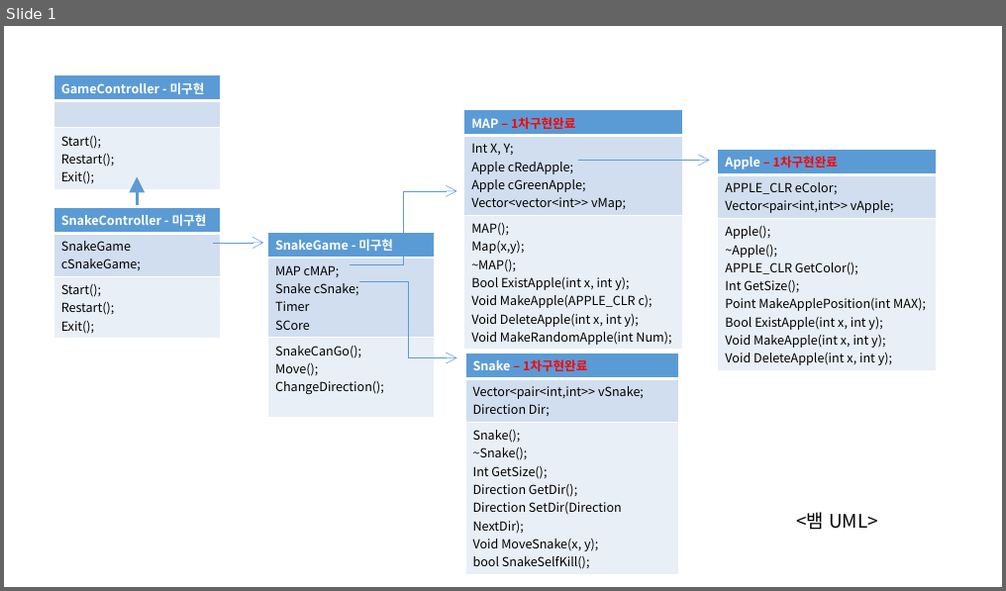
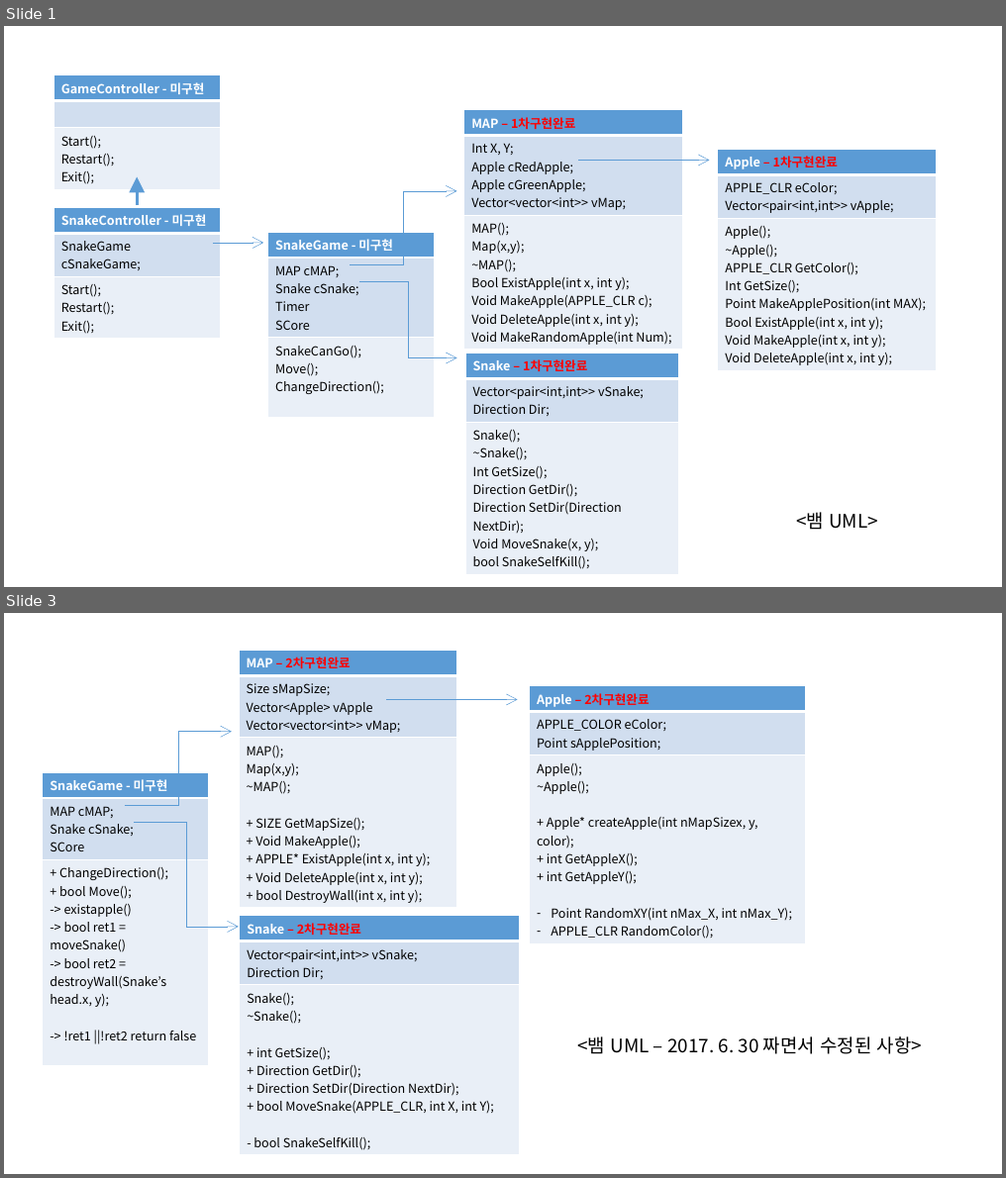
Before and after one commit to jihyun-s/SampleProject, a slide deck: 참고문서/뱀_UML_20170626.pptx. Shown one above the other, each under a label of ours: slide 1 before the commit, slides 1 and 3 after it; the slides between them are not shown. The pictures are 1006x591 and 1006x1178 pixels, drawn with LibreOffice and Linux fonts; fonts in the diff are those of the drawing. Boxes give left, top, right and bottom in pixels: in the first picture for what was removed or moved away, otherwise in the second. Text is boxed around its words. In the diff, an @@ line names an element or a change of style, - is before the commit and + after.

Commit message:
[Snake] MAP, Snake, Apple Class 2차 구현 완료 및 UML 파일 수정 (상세한 클래스 테스트 진행 안됨, 각 클래스마다 api 테스트 필요)

```diff
--- a/참고문서/뱀_UML_20170626.pptx
+++ b/참고문서/뱀_UML_20170626.pptx
@@ slide 3 added at (4,613,1002,1174), background #FFFFFF @@
@@ table added at (239,651,457,907), 3 rows, 1 columns @@
+MAP – 2차구현완료
+Size sMapSize; / Vector<Apple> vApple / Vector<vector<int>> vMap;
+MAP(); / Map(x,y); / ~MAP(); / + SIZE GetMapSize(); / + Void MakeApple(); / + APPLE* ExistApple(int x, int y); / + Void DeleteApple(int x, int y); / + bool DestroyWall(int x, int y);
@@ arrow added from (386, 700) to (518, 700), #5B9BD5 0.5 pt @@
@@ table added at (530,685,805,943), 3 rows, 1 columns @@
+Apple – 2차구현완료
+APPLE_COLOR eColor; / Point sApplePosition;
+Apple(); / ~Apple(); / + Apple* createApple(int nMapSizex, y, color); / + int GetAppleX(); / + int GetAppleY(); / Point RandomXY(int nMax_X, int nMax_Y); / APPLE_CLR RandomColor();
@@ elbow arrow added from (125, 805) to (232, 731), #5B9BD5 0.5 pt @@
@@ table added at (43,772,208,1049), 3 rows, 1 columns @@
+SnakeGame - 미구현
+MAP cMAP; / Snake cSnake; / SCore
++ ChangeDirection(); / + bool Move(); / -> existapple() / -> bool ret1 = moveSnake() / -> bool ret2 = destroyWall(Snake’s head.x, y); / -> !ret1 ||!ret2 return false
@@ elbow arrow added from (135, 823) to (239, 927), #5B9BD5 0.5 pt @@
@@ table added at (239,916,519,1155), 3 rows, 1 columns @@
+Snake – 2차구현완료
+Vector<pair<int,int>> vSnake; / Direction Dir;
+Snake(); / ~Snake(); / + int GetSize(); / + Direction GetDir(); / + Direction SetDir(Direction NextDir); / + bool MoveSnake(APPLE_CLR, int X, int Y); / - bool SnakeSelfKill();
@@ text added at (577,1037,922,1055), 18 pt, text #000000 @@
+<뱀 UML – 2017. 6. 30 짜면서 수정된 사항>
```
Also in this commit, not shown: 1 slide changed, 7 other files.
